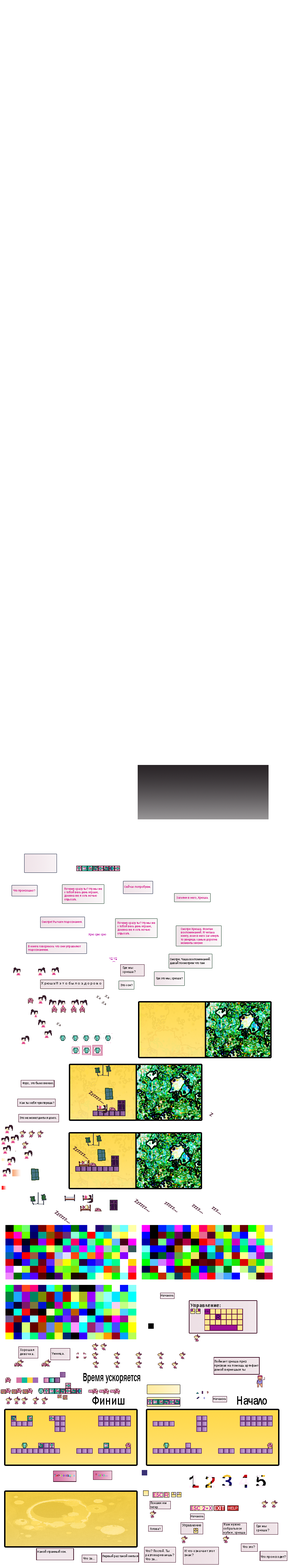
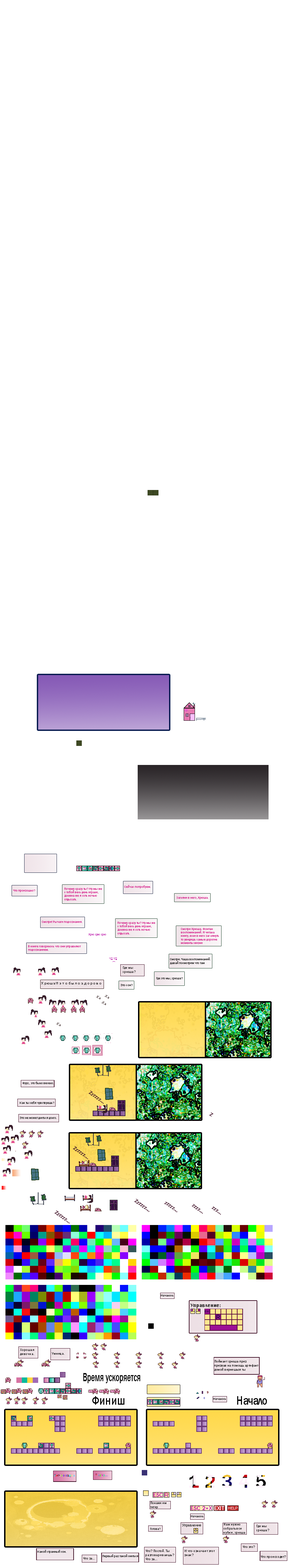
Layer changes from the first 289 x 1568 image to the second:
moved "Слой 7" above "Слой 6", painted on it over (137, 702, 206, 731)
added layer "Слой 6" above "Слой 5" over (183, 702, 206, 721)
hid "Слой 5", moved it above "Слой 4", painted on it over (43, 678, 159, 746)
moved "Слой 4" above "Слой 3 копия 3", painted on it over (38, 675, 169, 746)
painted on "Слой 3 копия 3" over (36, 490, 159, 746)
painted on "Слой 3 копия" over (36, 490, 153, 746)
moved "Слой 2" above "Слой 3", painted on it over (38, 675, 169, 746)
painted on "Слой 3" over (76, 740, 82, 746)
